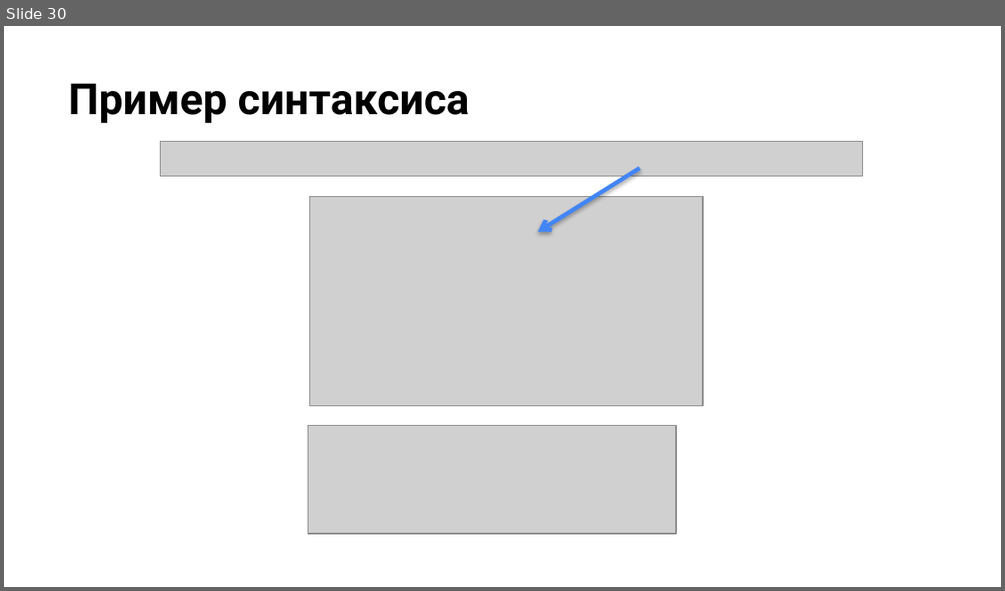
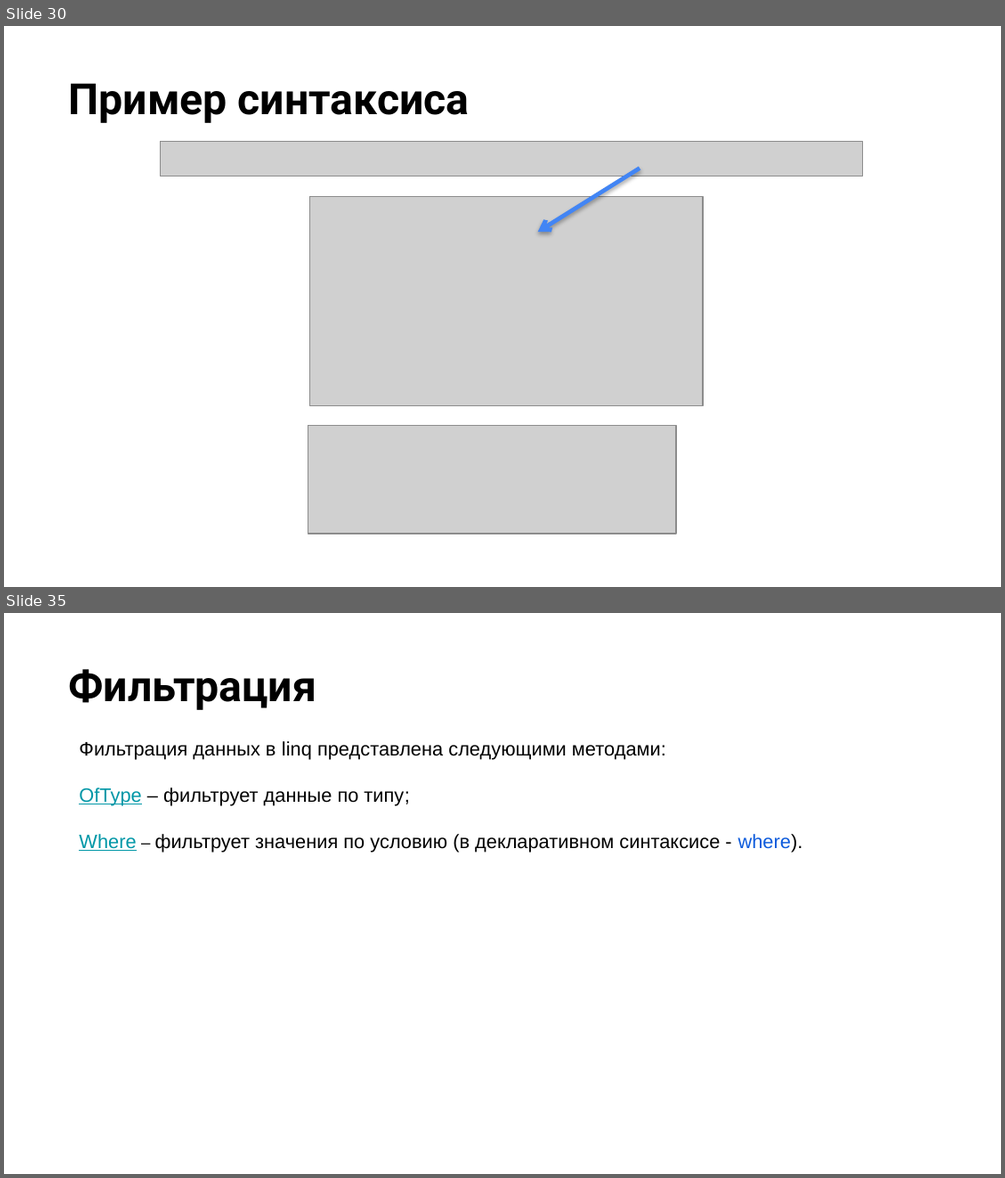
Before and after one commit to NilovPavel/OpenLessonLinq, a slide deck: LinqQueries.pptx. Shown one above the other, each under a label of ours: slide 30 before the commit, slides 30 and 35 after it; the slides between them are not shown. The pictures are 1005x591 and 1005x1178 pixels, drawn with LibreOffice and Linux fonts; fonts in the diff are those of the drawing; grey boxes stand for pictures; background and template pictures are left out. Boxes give left, top, right and bottom in pixels: in the first picture for what was removed or moved away, otherwise in the second. Text is boxed around its words. In the diff, an @@ line names an element or a change of style, - is before the commit and + after.

```diff
--- a/LinqQueries.pptx
+++ b/LinqQueries.pptx
@@ slide 35 added at <box>4,613,1001,1174</box>, background picture (left out) @@
@@ title added at <box>68,669,316,710</box>, 31 pt, text #000000, bold @@
+Фильтрация
@@ text added at <box>79,741,803,852</box>, 14 pt, text #000000 @@
+Фильтрация данных в linq представлена следующими методами:
+OfType – фильтрует данные по типу;
+Where – фильтрует значения по условию (в декларативном синтаксисе - where).
```
Also in this commit, not shown: 31 other slides added.
